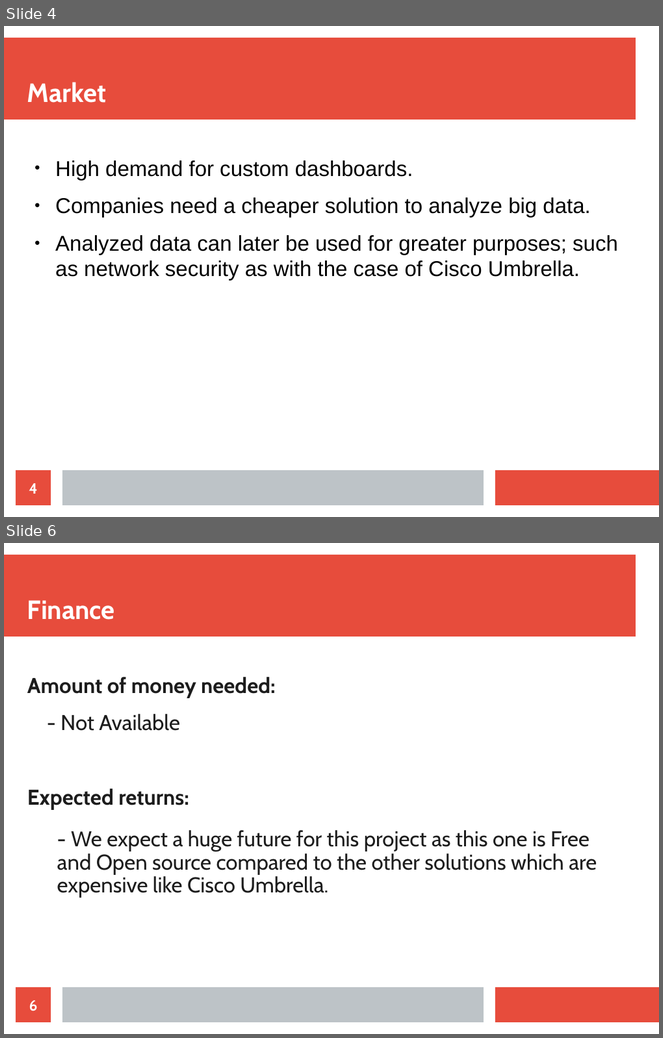
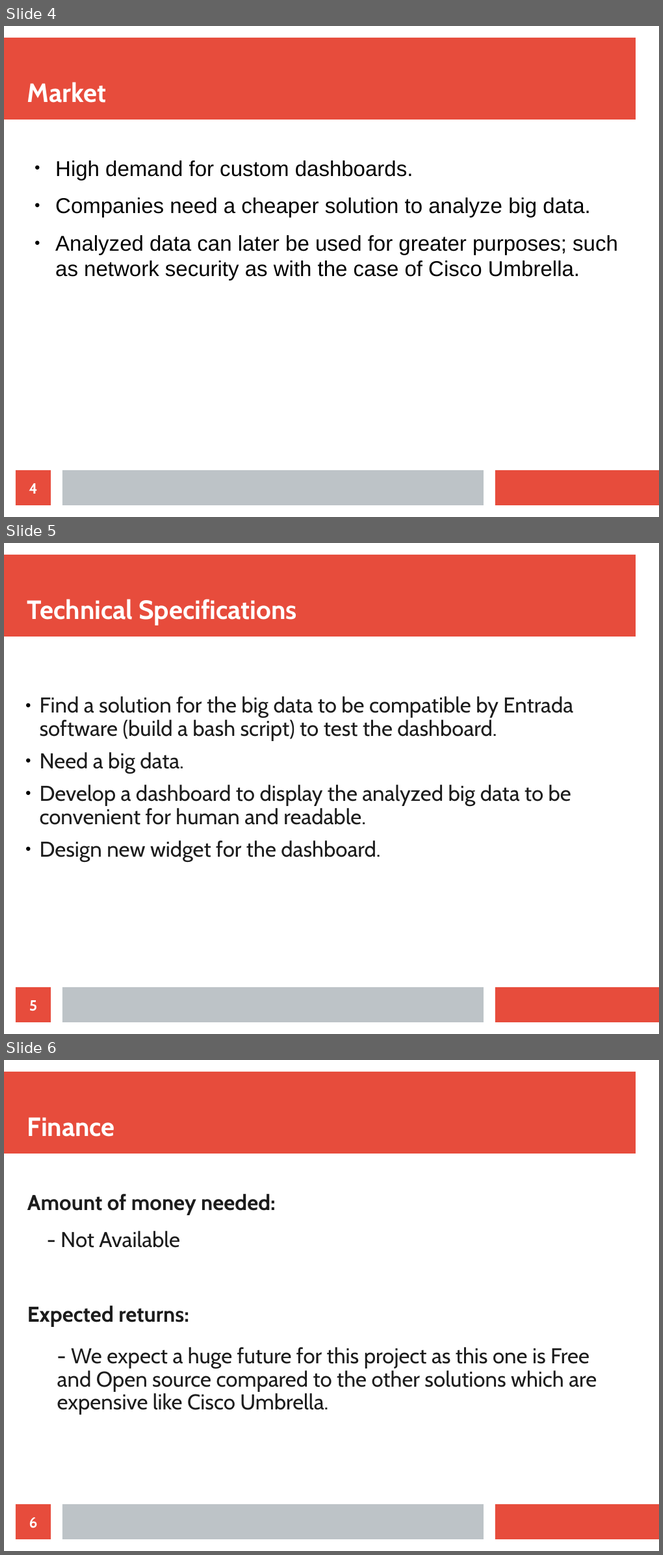
Before and after one commit to Aliii98/osoc19, a slide deck: OSOC-proposal-bigdata.odp. Shown one above the other, each under a label of ours: slides 4 and 6 before the commit, slides 4, 5 and 6 after it; the slides between them are not shown. The pictures are 663x1038 and 663x1555 pixels, drawn with LibreOffice and Linux fonts; fonts in the diff are those of the drawing. Boxes give left, top, right and bottom in pixels: in the first picture for what was removed or moved away, otherwise in the second. Text is boxed around its words. In the diff, an @@ line names an element or a change of style, - is before the commit and + after.

Commit message:
last change

```diff
--- a/OSOC-proposal-bigdata.odp
+++ b/OSOC-proposal-bigdata.odp
@@ slide 5 added at (4, 543, 659, 1034), background #FFFFFF; not listed: 3 template elements that a slide beside it also shows @@
@@ title added at (27, 599, 297, 626), 32 pt, text #FFFFFF, bold @@
+Technical Specifications
@@ text added at (40, 696, 573, 861), 26 pt, text #1C1C1C @@
+● Find a solution for the big data to be compatible by Entrada software (build a bash script) to test the dashboard.
+● Need a big data.
+● Develop a dashboard to display the analyzed big data to be convenient for human and readable.
+● Design new widget for the dashboard.
@@ page number added at (16, 988, 51, 1023), fill #E74C3C, 18 pt, text #FFFFFF, bold @@
+5
```
Also in this commit, not shown: 1 other slide added, 1 slide removed.
